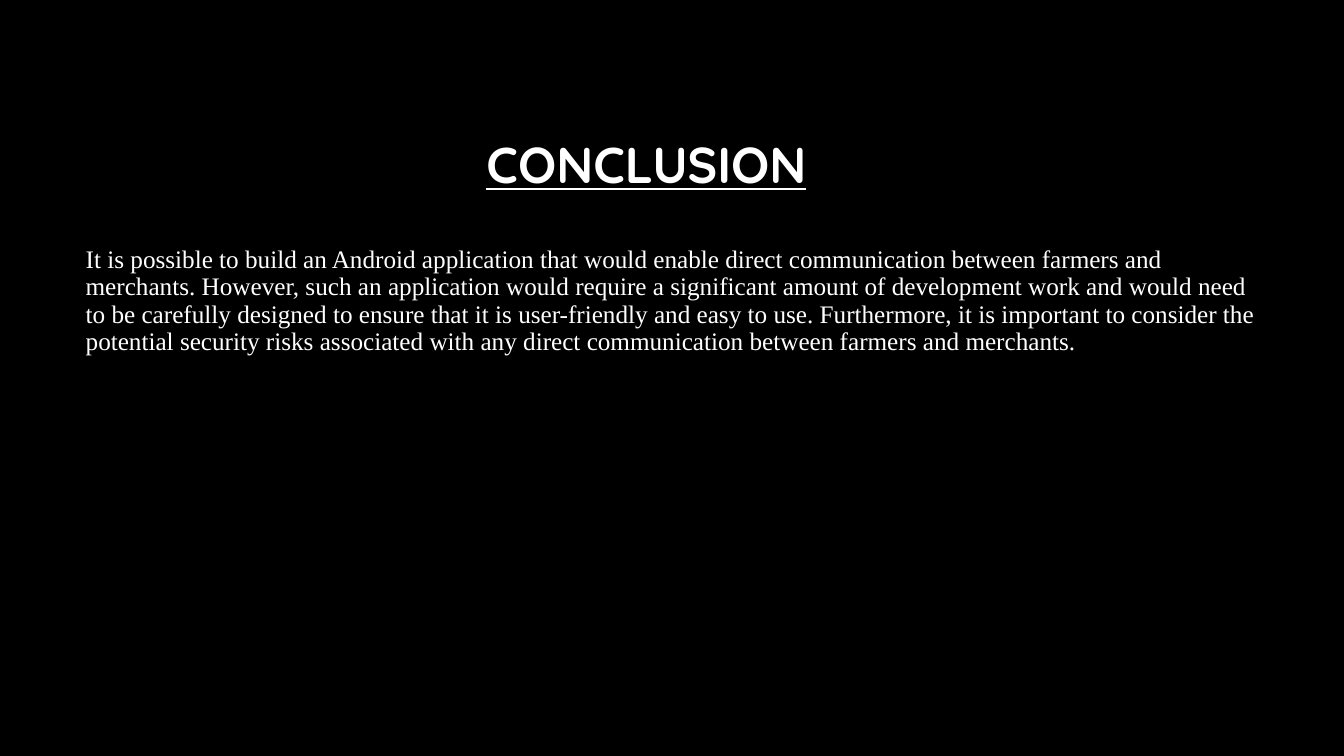
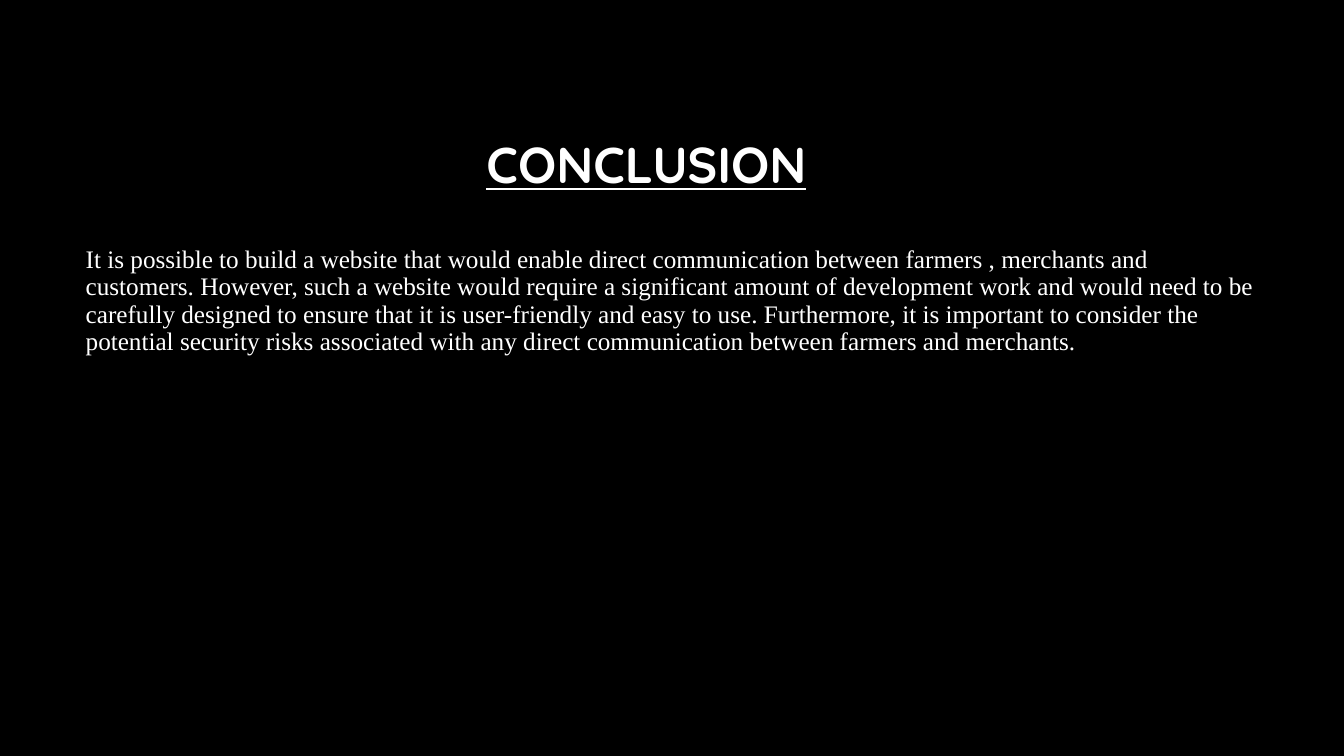
Before and after one commit to SAURABH8974/AGriPoject, a slide deck: slide 15 of ANDROID APP TO CONNECT FARMER TO CUSTOMERS.pptx. Drawn at 1344x756 pixels with LibreOffice and Linux fonts; fonts in the diff are those of the drawing; background and template pictures are left out. Boxes give left, top, right and bottom in pixels: in the first picture for what was removed or moved away, otherwise in the second. Text is boxed around its words. In the diff, an @@ line names an element or a change of style, - is before the commit and + after.

```diff
--- a/ANDROID APP TO CONNECT FARMER TO CUSTOMERS.pptx
+++ b/ANDROID APP TO CONNECT FARMER TO CUSTOMERS.pptx
@@ text at (x1=86, y1=250, x2=1253, y2=356): text changed @@
-It is possible to build an Android application that would enable direct communication between farmers and merchants. However, such an application would require a significant amount of development work and would need to be carefully designed to ensure that it is user-friendly and easy to use. Furthermore, it is important to consider the potential security risks associated with any direct communication between farmers and merchants.
+It is possible to build a website that would enable direct communication between farmers , merchants and customers. However, such a website would require a significant amount of development work and would need to be carefully designed to ensure that it is user-friendly and easy to use. Furthermore, it is important to consider the potential security risks associated with any direct communication between farmers and merchants.
```
Also in this commit, not shown: 6 other slides changed.
